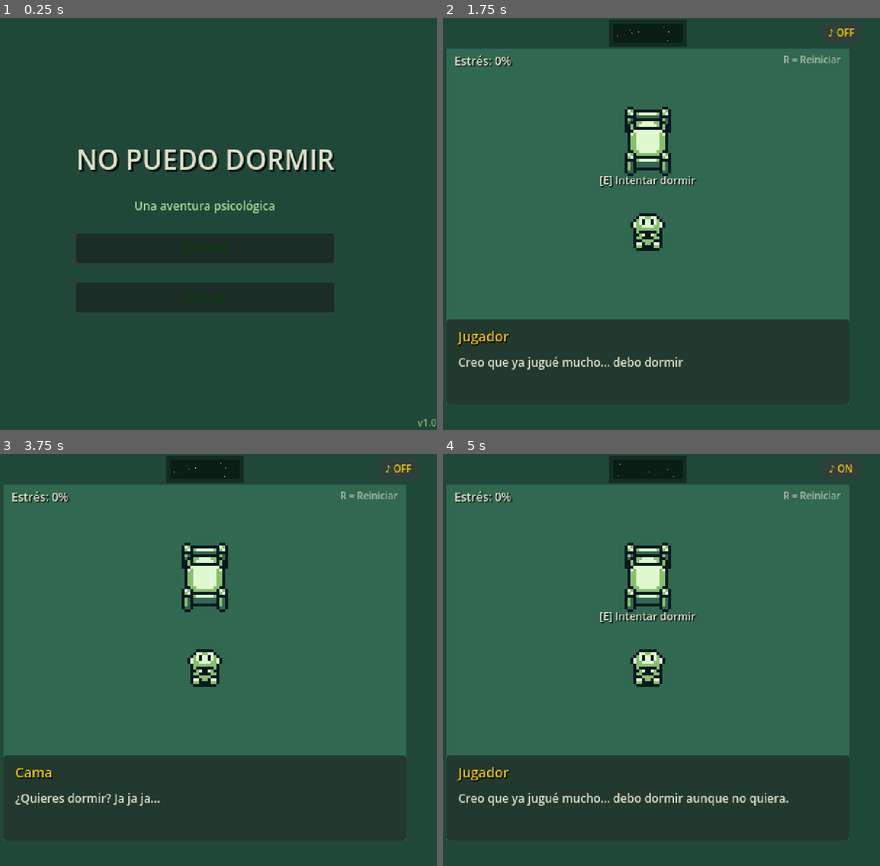
Above: before the commit, frames 1-4 (two rows, left to right).
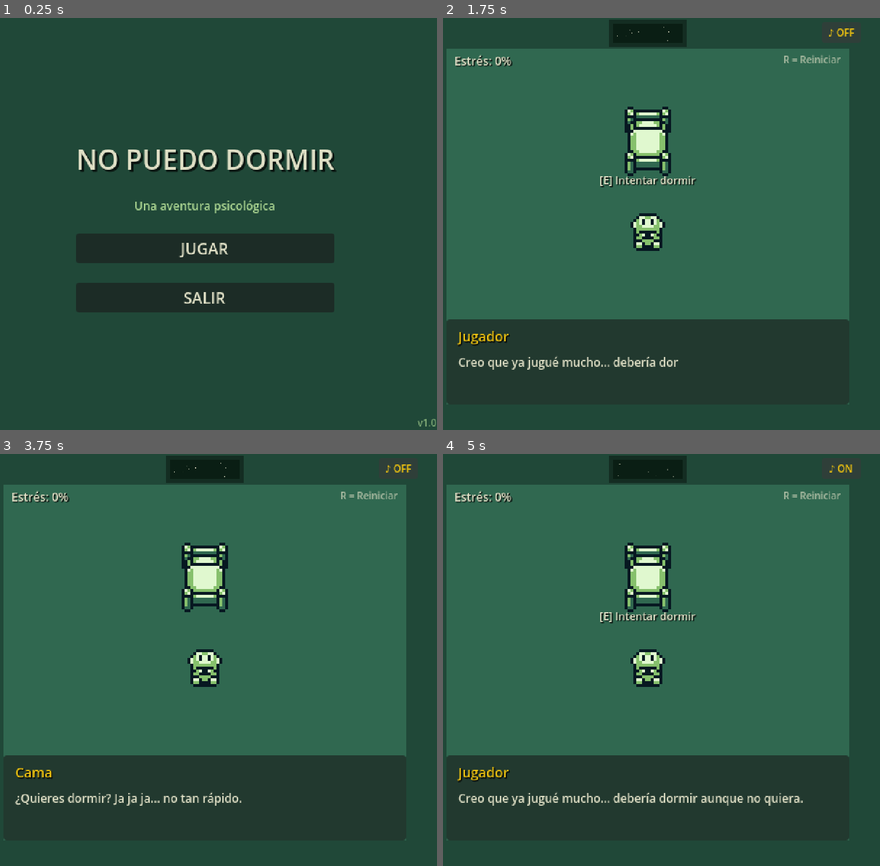
Above: after the commit, the same moments.

Repository: miguelFernandez98/bedroom-game
Game: Godot game, scene res://scenes/main_menu.tscn
Two runs of this game, one before a commit and one after it. Both use one fixed random seed, a clock stepped at 60 frames per second and the inputs below.
Inputs:
- Up to frame 1 (0.25 s): no input
- Up to frame 2 (1.75 s): click "JUGAR" at 0.5 s; click "♪ ON" at 1.25 s
- Up to frame 3 (3.75 s): click "♪ OFF" at 2 s; tap Enter at 2.75 s; hold D (move_right) 2.78-3.53 s; hold E (interact) 2.78-3.53 s; hold S (move_down) from 3.53 s (still down); tap E (interact) at 3.6 s
- Up to frame 4 (5 s): tap R (restart) at 4.25 s; release S (move_down) at 4.28 s; hold D (move_right) from 4.28 s (still down); hold E (interact) from 4.28 s (still down)

The runs differ from the first frame. In frame 1, 0.3% of the frame differs, in the area x 40-53%, y 54-70%; in frame 2, 0.1%; in frame 3, 0.2%; in frame 4, 0.5%, in the area x 44-83%, y 82-86%.

Commit message:
feat: functional demo - all critical bugs fixed + mechanics
BUGS FIXED:
- Snake rendering: swapped Background/DrawNode order in tscn
  (Background was drawn AFTER DrawNode, covering the grid)
- Push bed: added is_pushing=true detection in _process
  (is_pushing was never set to true, push never started)
- Post-dialogue auto-interact: cooldown 2s + _dialogue_just_ended flag
  (prevents accidental E release from triggering _try_sleep)

GAMEPLAY:
- Snake progressive difficulty: attempt 0=target 8 speed 0.14,
  attempt 1=target 5 speed 0.2, attempt 2+=target 3 speed 0.3
- GameManager.snake_attempts tracks attempts across games

UI:
- Menu buttons: changed font_color from dark green (0.059,0.224,0.059)
  to cream (0.878,0.878,0.776) with shadow for contrast

DIALOGUES:
- Rewrote all dialogues for more natural flow
- Bed taunts less generic, more conversational
- Questions feel more like real overthinking scenarios

Diff:
--- a/scenes/main_menu.tscn
+++ b/scenes/main_menu.tscn
@@ -55,13 +55,19 @@
 [node name="StartButton" type="Button" parent="VBoxContainer"]
 layout_mode = 2
 theme_override_font_sizes/font_size = 16
-theme_override_colors/font_color = Color(0.059, 0.224, 0.059, 1)
+theme_override_colors/font_color = Color(0.878, 0.878, 0.776, 1)
+theme_override_colors/font_shadow_color = Color(0, 0, 0, 0.7)
+theme_override_constants/shadow_offset_x = 1
+theme_override_constants/shadow_offset_y = 1
 text = "JUGAR"
 
 [node name="QuitButton" type="Button" parent="VBoxContainer"]
 layout_mode = 2
 theme_override_font_sizes/font_size = 16
-theme_override_colors/font_color = Color(0.059, 0.224, 0.059, 1)
+theme_override_colors/font_color = Color(0.878, 0.878, 0.776, 1)
+theme_override_colors/font_shadow_color = Color(0, 0, 0, 0.7)
+theme_override_constants/shadow_offset_x = 1
+theme_override_constants/shadow_offset_y = 1
 text = "SALIR"
 
 [node name="Version" type="Label" parent="."]
--- a/scenes/snake_minigame.tscn
+++ b/scenes/snake_minigame.tscn
@@ -13,13 +13,13 @@
 
 [node name="CanvasLayer" type="CanvasLayer" parent="."]
 
-[node name="DrawNode" type="Node2D" parent="CanvasLayer"]
-script = ExtResource("3")
-
 [node name="Background" type="ColorRect" parent="CanvasLayer"]
 offset_right = 300.0
 offset_bottom = 340.0
 color = Color(0.125, 0.282, 0.22, 1)
+
+[node name="DrawNode" type="Node2D" parent="CanvasLayer"]
+script = ExtResource("3")
 
 [node name="TitleLabel" type="Label" parent="CanvasLayer"]
 offset_left = 20.0
--- a/scripts/bed.gd
+++ b/scripts/bed.gd
@@ -9,6 +9,7 @@
 var window_position: Vector2 = Vector2(240, 16)
 var push_reached_window: bool = false
 var cooldown: float = 0.0
+var _dialogue_just_ended: bool = false
 
 func _ready():
 	add_to_group("bed")
@@ -17,6 +18,9 @@
 func _process(delta):
 	if cooldown > 0:
 		cooldown -= delta
+		return
+
+	if _dialogue_just_ended:
 		return
 
 	if push_reached_window:
@@ -43,6 +47,13 @@
 		if dm:
 			dm.hide_interact_prompt()
 
+	if e_held and is_player_near and can_interact and not is_pushing:
+		if p.is_moving:
+			is_pushing = true
+			var dm = _get_dm()
+			if dm:
+				dm.hide_interact_prompt()
+
 func _get_dm():
 	return get_tree().get_first_node_in_group("dialogue_manager")
 
@@ -54,6 +65,10 @@
 
 func _input(event):
 	if cooldown > 0:
+		return
+	if _dialogue_just_ended:
+		if event.is_action_pressed("interact"):
+			_dialogue_just_ended = false
 		return
 	if not is_player_near:
 		return
@@ -141,9 +156,8 @@
 
 	if dm:
 		var opening = [
-			{"speaker": "Cama", "text": "¿Quieres dormir? Ja ja ja..."},
-			{"speaker": "Cama", "text": "No tan rápido, caminante. No puedes simplemente acostarte."},
-			{"speaker": "Cama", "text": "Primero tienes que responder algunas preguntas..."},
+			{"speaker": "Cama", "text": "¿Quieres dormir? Ja ja ja... no tan rápido."},
+			{"speaker": "Cama", "text": "No puedes simplemente acostarte. Primero tienes que responder algunas preguntas."},
 			{"speaker": "Cama", "text": "Si respondes bien, podrás dormir. Si no... bueno, ya veremos."},
 			{"speaker": "Cama", "text": "¿Estás listo? Empecemos."}
 		]
@@ -151,10 +165,13 @@
 		dm.dialogue_finished.connect(_on_opening_finished, CONNECT_ONE_SHOT)
 
 func _on_opening_finished():
-	cooldown = 0.5
+	cooldown = 2.0
+	_dialogue_just_ended = true
 	var p = _get_player()
 	if p:
 		p.set_can_move(true)
 	var rc = _get_rc()
 	if rc:
 		rc.start_questions()
+	await get_tree().create_timer(2.0).timeout
+	_dialogue_just_ended = false
--- a/scripts/game_manager.gd
+++ b/scripts/game_manager.gd
@@ -12,6 +12,7 @@
 var is_game_over: bool = false
 var is_victory: bool = false
 var first_snake_completed: bool = false
+var snake_attempts: int = 0
 
 func _ready():
 	process_mode = Node.PROCESS_MODE_ALWAYS
@@ -60,6 +61,7 @@
 	is_game_over = false
 	is_victory = false
 	first_snake_completed = false
+	snake_attempts = 0
 
 func get_stress_color() -> Color:
 	if stress_level < 30:
--- a/scripts/room_controller.gd
+++ b/scripts/room_controller.gd
@@ -54,8 +54,8 @@
 			player.set_override_texture(atlas)
 	if dialogue_manager:
 		var intro = [
-			{"speaker": "Jugador", "text": "Creo que ya jugué mucho... debo dormir aunque no quiera."},
-			{"speaker": "Jugador", "text": "Esa cama ahí se ve rara, pero no tengo otra opción."},
+			{"speaker": "Jugador", "text": "Creo que ya jugué mucho... debería dormir aunque no quiera."},
+			{"speaker": "Jugador", "text": "Esa cama se ve rara, pero no tengo otra opción."},
 			{"speaker": "Sistema", "text": "Acércate a la cama y presiona [E] para interactuar."}
 		]
 		dialogue_manager.start_dialogue(intro)
@@ -87,44 +87,44 @@
 	questions = [
 		{
 			"speaker": "Cama",
-			"text": "Mira, ya es tarde. Mañana tienes ese evento que tanto te preocupa.",
+			"text": "Mañana tienes ese evento. ¿Ya estás pensando en todas las cosas que pueden salir mal?",
 			"choices": [
-				{"text": "Si, estoy nervioso pero dormiré bien", "value": 2, "response": "Dormir bien? Con esa cara de preocupación? Ja."},
-				{"text": "Supongo que tengo que descansar", "value": 1, "response": "Tienes que? Que obligado suenas. Patético."},
-				{"text": "No puedo parar de pensar en ello", "value": 0, "response": "Obvio. Eres un desastre. Mirate."}
+				{"text": "Sí, pero voy a intentar dormir de todos modos", "value": 2, "response": "Intentar dormir... ¿con esa cara de preocupación? Va, al menos lo intentas."},
+				{"text": "No puedo evitar pensarlo", "value": 1, "response": "Claro, es más fácil quedarse dormido en el worry-train. Todo el mundo lo hace."},
+				{"text": "Prefiero no pensar en eso ahora", "value": 0, "response": "¿Ah sí? Pues justito eso es lo que vas a hacer toda la noche. Pensar."}
 			],
 			"positive_value": 2,
 			"negative_value": 0
 		},
 		{
 			"speaker": "Cama",
-			"text": "Sabes qué es lo peor? Que mañana vas a llegar ahí y todos van a notar que no dormiste.",
+			"text": "¿Y si mañana llegas y todos notan que no dormiste? ¿Qué cara vas a poner?",
 			"choices": [
-				{"text": "No importa lo que piensen, haré lo mejor que pueda", "value": 2, "response": "Lo mejor que puedas... no es mucho, ¿no?"},
-				{"text": "Tienes razón, voy a parecer un desastre", "value": 0, "response": "Al menos sabes la verdad. Qué vas a hacer al respecto?"},
-				{"text": "Prefiero no pensar en eso ahora", "value": 1, "response": "Claro, es más fácil ignorar las cosas. Como siempre."}
+				{"text": "La que me salga, pero haré lo mejor que pueda", "value": 2, "response": "Lo mejor que puedas... no es mucho, ¿eh? Pero bueno, algo es algo."},
+				{"text": "Tienes razón, voy a parecer un desastre", "value": 0, "response": "Al menos eres honesto. Eso no te salva, pero es algo."},
+				{"text": "No me importa lo que piensen los demás", "value": 1, "response": "Ah, el clásico 'no me importa'. Spoiler: sí te importa. Mucho."}
 			],
 			"positive_value": 2,
 			"negative_value": 0
 		},
 		{
 			"speaker": "Cama",
-			"text": "¿Y si mañana todo sale mal? ¿Qué vas a hacer entonces?",
+			"text": "Dime una cosa: ¿cuántas veces has tenido un mal-presentimiento y al final todo salió bien?",
 			"choices": [
-				{"text": "Si sale mal, aprenderé para la próxima vez", "value": 2, "response": "Aprender? Eso suena a quien no se rinde fácilmente..."},
-				{"text": "No lo sé, pero no puedo controlar todo", "value": 1, "response": "Al menos admites que no controlas nada. Eso es algo."},
-				{"text": "Sería el fin del mundo para mí", "value": 0, "response": "El fin del mundo? Exagerado. Pero eso eres tú, ¿no? Un exagerado."}
+				{"text": "Bastantes, supongo que debería recordar eso", "value": 2, "response": "¿Ves? Tu cerebro te miente. Pero tú le haces caso como si fuera un oráculo."},
+				{"text": "No lo sé, nunca presto atención a eso", "value": 1, "response": "Claro, ignorar los datos es una estrategia válida... para los toros."},
+				{"text": "Nunca, siempre sale mal", "value": 0, "response": "Siempre sale mal? Eso se llama selective thinking, caminante. Y es un veneno."}
 			],
 			"positive_value": 2,
 			"negative_value": 0
 		},
 		{
 			"speaker": "Cama",
-			"text": "Última pregunta antes de la difícil. ¿Crees que mereces un descanso después de todo lo que has pasado esta semana?",
+			"text": "Última antes de lo difícil. ¿Crees que mereces descansar, o sientes que siempre puedes dar más?",
 			"choices": [
-				{"text": "Sí, he trabajado duro y lo merezco", "value": 2, "response": "Trabajado duro? Hmm... tal vez tengas razón."},
-				{"text": "No lo sé, siento que podría haber hecho más", "value": 1, "response": "Siempre piensas que podrías hacer más. Eso te destruye."},
-				{"text": "No, siempre puedo esforzarme más", "value": 0, "response": "Siempre más, más, más. Nunca es suficiente para ti, ¿verdad?"}
+				{"text": "He trabajado duro, merezco un descanso", "value": 2, "response": "Mereces un descanso... Hmm. Tal vez tengas razón. Tal vez."},
+				{"text": "Siento que podría haber hecho más", "value": 1, "response": "Siempre 'más, más, más'. Eso no te hace/productivo, te hace agotado."},
+				{"text": "Nunca es suficiente, siempre puedo mejorar", "value": 0, "response": "¿Mejorar? O ¿autodestruirte disfrazado de.superación? Piénsalo."}
 			],
 			"positive_value": 2,
 			"negative_value": 0
@@ -155,12 +155,12 @@
 	if dialogue_manager:
 		var dialogue = [
 			{"speaker": "Cama", "text": "Ahora viene lo difícil..."},
-			{"speaker": "Cama", "text": "Sabes cuál es la diferencia entre rendirse y descansar? A veces, lo que sientes como derrota, solo es tu cuerpo pidiendo que intentes de otra forma."},
+			{"speaker": "Cama", "text": "¿Sabes cuál es la diferencia entre rendirse y descansar? A veces, lo que sientes como derrota, solo es tu cuerpo pidiendo que intentes de otra forma."},
 			{"speaker": "Cama", "text": "No necesitas ser perfecto. Solo necesitas intentarlo. Es así de simple y así de difícil."},
 			{"speaker": "Cama", "text": "¿Entiendes que intentar ya es ganar?", "choices": [
 				{"text": "Sí, intentar ya es suficiente", "value": 3, "response": "Entonces... puedes dormir. Buenas noches, valiente."},
-				{"text": "Pero y si fallo otra vez...", "value": 1, "response": "Y si fallas? Pues lo intentas otra vez. No hay secreto. Solo hazlo."},
-				{"text": "No entiendo por qué debería intentar", "value": 0, "response": "No entiendes? Mira la pared... ya no hay donde ir."}
+				{"text": "Pero y si fallo otra vez...", "value": 1, "response": "¿Y si fallas? Pues lo intentas otra vez. No hay secreto. Solo hazlo."},
+				{"text": "No entiendo por qué debería intentar", "value": 0, "response": "¿No entiendes? Mira la pared... ya no hay donde ir."}
 			]}
 		]
 		dialogue_manager.start_dialogue(dialogue)
@@ -221,10 +221,10 @@
 			player.set_can_move(false)
 		if dialogue_manager:
 			var taunt = [
-				{"speaker": "Cama", "text": "Sabes qué? Eres demasiado correcto. Me aburres."},
-				{"speaker": "Cama", "text": "Nadie es tan perfecto. O mientes o no tienes personalidad."},
-				{"speaker": "Cama", "text": "Vamos a jugar algo más divertido. Si ganas, tal vez te deje dormir."},
-				{"speaker": "Cama", "text": "Come las manzanas sin chocar. ¡Y no me decepciones!"}
+				{"speaker": "Cama", "text": "¿Sabes qué? Eres demasiado perfecto. Me aburres."},
+				{"speaker": "Cama", "text": "Nadie es tan correcto. O mientes o no tienes personalidad."},
+				{"speaker": "Cama", "text": "Juguemos algo más interesante. Come las manzanas sin chocar."},
+				{"speaker": "Cama", "text": "Si ganas, tal vez te deje dormir. Si no... bueno, ya veremos."}
 			]
 			dialogue_manager.start_dialogue(taunt)
 			dialogue_manager.dialogue_finished.connect(_on_taunt_finished, CONNECT_ONE_SHOT)
@@ -239,9 +239,9 @@
 			player.set_can_move(false)
 		if dialogue_manager:
 			var taunt = [
-				{"speaker": "Cama", "text": "¿No querías jugar? Bueno... ahí tienes."},
-				{"speaker": "Cama", "text": "Si no puedes responder bien, al menos demuestras que sirves para algo. Come las manzanas sin chocar."},
-				{"speaker": "Cama", "text": "Si fallas esto también... qué patético eres."}
+				{"speaker": "Cama", "text": "¿No querías jugar? Bueno, aquí tienes tu castigo."},
+				{"speaker": "Cama", "text": "Come las manzanas sin chocar. Y si no puedes... qué patético."},
+				{"speaker": "Cama", "text": "Tranquilo, si fallas esta vez la habitación se hace más pequeña. Nada personal."}
 			]
 			dialogue_manager.start_dialogue(taunt)
 			dialogue_manager.dialogue_finished.connect(_on_taunt_finished, CONNECT_ONE_SHOT)
@@ -258,6 +258,7 @@
 		snake_minigame.start_snake_game()
 
 func _on_snake_completed(success: bool):
+	GameManager.snake_attempts += 1
 	if player:
 		if player.has_method("clear_override"):
 			player.clear_override()
@@ -271,15 +272,15 @@
 	if success:
 		if dialogue_manager:
 			dialogue_manager.start_dialogue([
-				{"speaker": "Cama", "text": "¿Ganaste? Bien. Al menos sirves para algo."},
-				{"speaker": "Cama", "text": "Ahora vuelve a intentar dormir. Y esta vez, responde mejor."}
+				{"speaker": "Cama", "text": "¿Ganaste? Vale. Al menos sirves para algo."},
+				{"speaker": "Cama", "text": "Ahora vuelve a intentar dormir. Y esta vez, piensa antes de responder."}
 			])
 			dialogue_manager.dialogue_finished.connect(_on_snake_result.bind(true), CONNECT_ONE_SHOT)
 	else:
 		if dialogue_manager:
 			dialogue_manager.start_dialogue([
-				{"speaker": "Cama", "text": "¡JAJAJA! ¡Ni siquiera puedes ganar un jueguito!"},
-				{"speaker": "Cama", "text": "Mira como se cierra la habitación..."}
+				{"speaker": "Cama", "text": "¡Jajaja! Ni siquiera puedes ganar un jueguito."},
+				{"speaker": "Cama", "text": "Mira como se cierra la habitación... cada vez más pequeño, ¿no?"}
 			])
 			dialogue_manager.dialogue_finished.connect(_on_snake_result.bind(false), CONNECT_ONE_SHOT)
 
@@ -294,7 +295,7 @@
 			{"speaker": "Cama", "text": "Bueno... ganaste. Te mereces dormir."},
 			{"speaker": "Cama", "text": "Recuerda: no necesitas ser perfecto. Solo necesitas intentarlo."},
 			{"speaker": "Sistema", "text": "FELICIDADES! Has completado el juego."},
-			{"speaker": "Sistema", "text": "Moraleja: Intentar ya es ganar. No importa cuantas veces falles, lo importante es que sigas intentando."}
+			{"speaker": "Sistema", "text": "Moraleja: Intentar ya es ganar. No importa cuántas veces falles, lo importante es que sigas intentando."}
 		])
 
 func _show_hint():
@@ -312,7 +313,7 @@
 func _show_game_over():
 	if dialogue_manager:
 		dialogue_manager.start_dialogue([
-			{"speaker": "Cama", "text": "¡JAJAJA! No pudiste ni responder una pregunta correctamente."},
+			{"speaker": "Cama", "text": "¡Jajaja! No pudiste ni responder una pregunta correctamente."},
 			{"speaker": "Cama", "text": "La habitación se cierra... y tú te quedas ahí, perdido en tus pensamientos."},
 			{"speaker": "Sistema", "text": "GAME OVER - Presiona R para reiniciar."},
 			{"speaker": "Sistema", "text": "A veces hay que intentar muchas veces antes de lograrlo."}
--- a/scripts/snake_minigame.gd
+++ b/scripts/snake_minigame.gd
@@ -27,12 +27,22 @@
 	draw_node.snake_minigame = self
 
 func start_snake_game():
+	var attempts = GameManager.snake_attempts
+	if attempts == 0:
+		game_speed = 0.14
+		target_score = 8
+	elif attempts == 1:
+		game_speed = 0.20
+		target_score = 5
+	else:
+		game_speed = 0.30
+		target_score = 3
+
 	is_active = true
 	canvas_layer.visible = true
 	score = 0
 	direction = Vector2.RIGHT
 	next_direction = Vector2.RIGHT
-	game_speed = 0.2
 	timer.wait_time = game_speed
 
 	var start_x = grid_width / 2
Not shown, added: scripts/snake_draw.gd.uid
